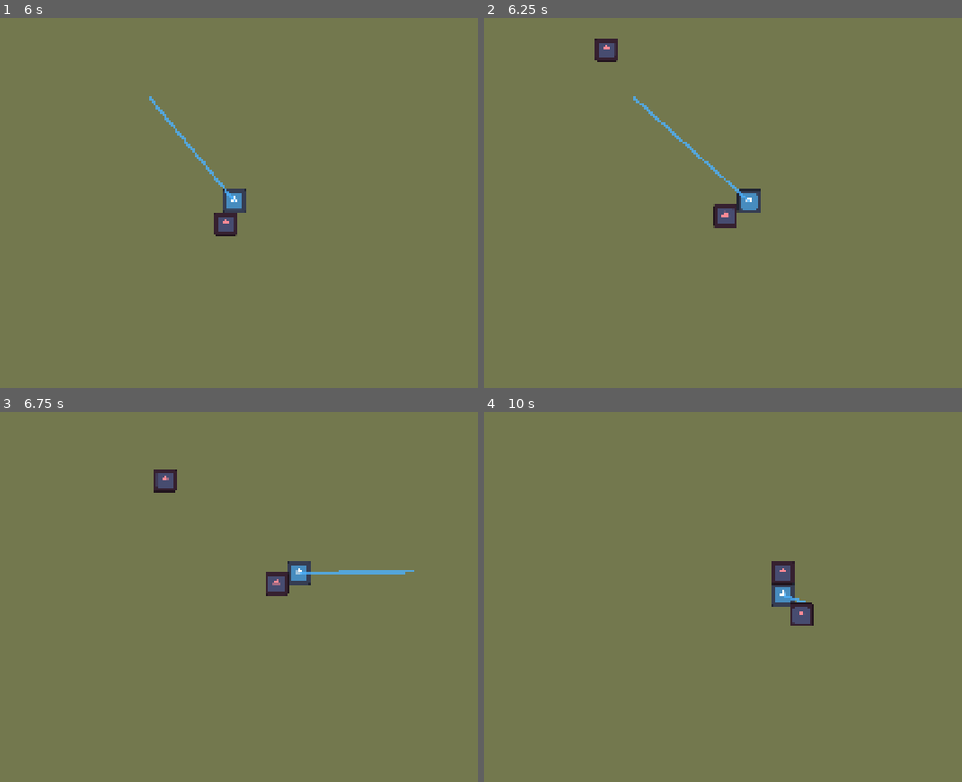
Above: before the commit, frames 1-4 (two rows, left to right).
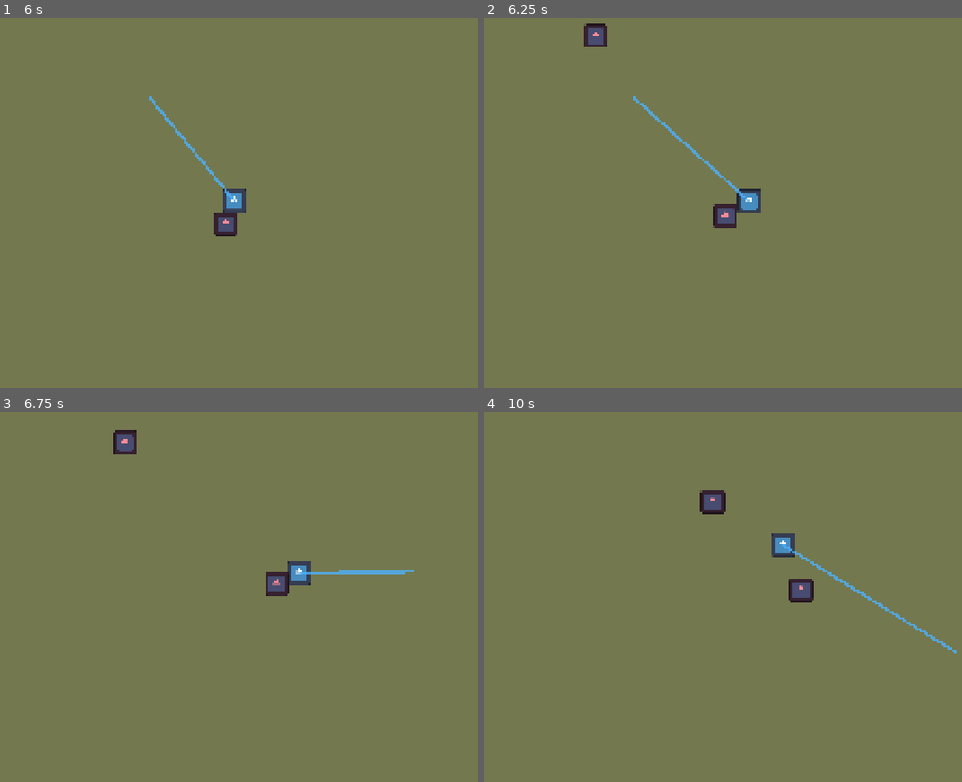
Above: after the commit, the same moments.

Repository: GDACollab/Programming-Workshop-Godot-3-Vizdev
Game: Godot game, scene res://Scenes/survivors.tscn
The game is run twice, just before and just after one commit, with the same random seed, the same clock (stepped at 60 frames per second) and the same inputs. The engine's default icon, where the game draws it, is replaced by a stand-in: a white triangle on a blue panel in a dark square.
Inputs (mouse positions are in pixels of both pictures, inside the frame that each line leads up to):
- Up to frame 1 (6 s): tap Enter (ui_accept) at 0.5, 0.77, 1.52, 3.02, 3.77, 4.52 s; move the mouse to (415, 177) at 0.52 s; press the mouse at (415, 177) at 0.53 s; hold Right (ui_right) 0.53-1.28 s; move the mouse to (114, 217) at 1.27 s; release the mouse at (114, 217) at 1.28 s; hold Down (ui_down) 1.28-2.03 s; click (114, 217) at 1.35 s; move the mouse to (329, 110) at 2.02 s; press the mouse at (329, 110) at 2.03 s; hold Right (ui_right) 2.03-2.78 s; move the mouse to (219, 277) at 2.77 s; release the mouse at (219, 277) at 2.78 s; hold Up (ui_up) 2.78-3.53 s; click (219, 277) at 2.85 s; move the mouse to (473, 258) at 3.52 s; press the mouse at (473, 258) at 3.53 s; hold Left (ui_left) 3.53-5.03 s; move the mouse to (43, 136) at 4.27 s; release the mouse at (43, 136) at 4.28 s; click (43, 136) at 4.35 s; move the mouse to (291, 199) at 5.02 s; press the mouse at (291, 199) at 5.03 s; hold Down (ui_down) 5.03-5.78 s; move the mouse to (148, 95) at 5.77 s; release the mouse at (148, 95) at 5.78 s; hold Right (ui_right) from 5.78 s (still down); click (148, 95) at 5.85 s
- Up to frame 2 (6.25 s): keep holding Right (ui_right); tap Enter (ui_accept) at 6.02 s
- Up to frame 3 (6.75 s): move the mouse to (415, 571) at 6.52 s; release Right (ui_right) at 6.53 s; press the mouse at (415, 571) at 6.53 s; hold Up (ui_up) from 6.53 s (still down)
- Up to frame 4 (10 s): tap Enter (ui_accept) at 6.77, 7.52, 9.02, 9.77 s; move the mouse to (598, 611) at 7.27 s; release Up (ui_up) at 7.28 s; release the mouse at (598, 611) at 7.28 s; hold Right (ui_right) 7.28-8.03 s; click (598, 611) at 7.35 s; move the mouse to (813, 504) at 8.02 s; press the mouse at (813, 504) at 8.03 s; hold Down (ui_down) 8.03-8.78 s; move the mouse to (703, 671) at 8.77 s; release the mouse at (703, 671) at 8.78 s; hold Left (ui_left) 8.78-9.53 s; click (703, 671) at 8.85 s; move the mouse to (957, 652) at 9.52 s; press the mouse at (957, 652) at 9.53 s; hold Up (ui_up) from 9.53 s (still down)

Frame 1 is identical in both runs. In frame 2, 0.5% of the frame differs, in the area x 20-29%, y 1-12%; in frame 3, 0.6%; in frame 4, 2.1%, in the area x 45-99%, y 21-66%.

Commit message:
particles!

Diff:
--- a/Resources/EnemyStats/baby_enemy.tres
+++ b/Resources/EnemyStats/baby_enemy.tres
@@ -2,9 +2,8 @@
 
 [ext_resource type="Script" uid="uid://dq4gj5r41f7uc" path="res://Scripts/survivors/enemy_stats_resource.gd" id="1_qxtub"]
 
-
 [resource]
 script = ExtResource("1_qxtub")
 move_speed = 500.0
-max_health = 1.0
+max_health = 2.0
 metadata/_custom_type_script = "uid://dq4gj5r41f7uc"
--- a/Resources/EnemyStats/normal_enemy.tres
+++ b/Resources/EnemyStats/normal_enemy.tres
@@ -2,7 +2,7 @@
 
 [ext_resource type="Script" uid="uid://dq4gj5r41f7uc" path="res://Scripts/survivors/enemy_stats_resource.gd" id="1_lvjxo"]
 
-
 [resource]
 script = ExtResource("1_lvjxo")
+move_speed = 100.0
 metadata/_custom_type_script = "uid://dq4gj5r41f7uc"
--- a/Scenes/Entities/survivors_enemy.tscn
+++ /dev/null
@@ -1,27 +0,0 @@
-[gd_scene format=3 uid="uid://dd76eovxe20p6"]
-
-[ext_resource type="Texture2D" uid="uid://pbi7t65mv06a" path="res://icon.svg" id="1_ij7pq"]
-[ext_resource type="Script" uid="uid://dpq7riu4hd5f0" path="res://Scripts/survivors/survivors_enemy.gd" id="1_xjqdg"]
-[ext_resource type="PackedScene" uid="uid://c4ywtk72crlpr" path="res://Scenes/Damage Number/damage_number_spawner.tscn" id="3_xjqdg"]
-
-
-
-
-[sub_resource type="RectangleShape2D" id="RectangleShape2D_j5p33"]
-size = Vector2(60, 60)
-
-[node name="SurvivorsEnemy" type="CharacterBody2D" unique_id=2015223636]
-collision_layer = 5
-script = ExtResource("1_xjqdg")
-move_speed = 100.0
-
-[node name="SurvivorsHurtbox" type="CollisionShape2D" parent="." unique_id=842583744]
-shape = SubResource("RectangleShape2D_j5p33")
-
-[node name="Sprite2D" type="Sprite2D" parent="." unique_id=611832980]
-modulate = Color(1, 0.5411765, 0.58431375, 1)
-scale = Vector2(0.5, 0.5)
-texture = ExtResource("1_ij7pq")
-
-[node name="Damage Number Spawner" parent="." unique_id=1668166854 node_paths=PackedStringArray("entity") instance=ExtResource("3_xjqdg")]
-entity = NodePath("..")
--- /dev/null
+++ b/Scenes/Survivors Stuff/Damage Particles/damage_particles.tscn
@@ -0,0 +1,24 @@
+[gd_scene format=3 uid="uid://bes28m035pj3t"]
+
+[ext_resource type="Texture2D" uid="uid://pbi7t65mv06a" path="res://icon.svg" id="1_q3aj4"]
+[ext_resource type="Script" uid="uid://b7yfrea0b2mwx" path="res://Scripts/survivors/damage_particles.gd" id="2_lgtbm"]
+
+[node name="DamageParticles" type="CPUParticles2D" unique_id=1535954977]
+modulate = Color(0.7593958, 0.19784397, 1.8289685e-06, 1)
+emitting = false
+amount = 16
+texture = ExtResource("1_q3aj4")
+lifetime = 0.5
+one_shot = true
+explosiveness = 1.0
+randomness = 0.5
+direction = Vector2(0, -1)
+spread = 30.0
+gravity = Vector2(0, 1500)
+initial_velocity_min = 370.71
+initial_velocity_max = 401.87
+scale_amount_min = 0.1
+scale_amount_max = 0.2
+script = ExtResource("2_lgtbm")
+
+[connection signal="finished" from="." to="." method="_on_finished"]
--- /dev/null
+++ b/Scenes/Survivors Stuff/Damage Particles/damage_particles_spawner.tscn
@@ -0,0 +1,6 @@
+[gd_scene format=3 uid="uid://b0w11dssmey6v"]
+
+[ext_resource type="Script" uid="uid://bl6jyyvmtlni4" path="res://Scripts/survivors/damage_particles_spawner.gd" id="1_nsta7"]
+
+[node name="DamageParticlesSpawner" type="Node2D" unique_id=1014852624]
+script = ExtResource("1_nsta7")
--- /dev/null
+++ b/Scenes/Survivors Stuff/Entities/survivors_enemy.tscn
@@ -0,0 +1,32 @@
+[gd_scene format=3 uid="uid://dd76eovxe20p6"]
+
+[ext_resource type="Script" uid="uid://dpq7riu4hd5f0" path="res://Scripts/survivors/survivors_enemy.gd" id="1_oxrid"]
+[ext_resource type="Texture2D" uid="uid://pbi7t65mv06a" path="res://icon.svg" id="2_gqi4b"]
+[ext_resource type="Script" uid="uid://bssgy0af4v7mu" path="res://Scripts/survivors/damage_number_spawner.gd" id="3_s6072"]
+[ext_resource type="Script" uid="uid://bl6jyyvmtlni4" path="res://Scripts/survivors/damage_particles_spawner.gd" id="4_p1a3o"]
+
+[sub_resource type="RectangleShape2D" id="RectangleShape2D_j5p33"]
+size = Vector2(60, 60)
+
+[node name="SurvivorsEnemy" type="CharacterBody2D" unique_id=2015223636]
+collision_layer = 5
+script = ExtResource("1_oxrid")
+move_speed = 100.0
+
+[node name="SurvivorsHurtbox" type="CollisionShape2D" parent="." unique_id=842583744]
+shape = SubResource("RectangleShape2D_j5p33")
+
+[node name="Sprite2D" type="Sprite2D" parent="." unique_id=611832980]
+modulate = Color(1, 0.5411765, 0.58431375, 1)
+scale = Vector2(0.5, 0.5)
+texture = ExtResource("2_gqi4b")
+
+[node name="DamageNumberSpawner" type="Node2D" parent="." unique_id=316284081 node_paths=PackedStringArray("entity")]
+script = ExtResource("3_s6072")
+entity = NodePath("..")
+metadata/_custom_type_script = "uid://bssgy0af4v7mu"
+
+[node name="DamageParticlesSpawner" type="Node2D" parent="." unique_id=629639472 node_paths=PackedStringArray("entity")]
+script = ExtResource("4_p1a3o")
+entity = NodePath("..")
+metadata/_custom_type_script = "uid://bl6jyyvmtlni4"
--- a/Scenes/Entities/survivors_player.tscn
+++ b/Scenes/Survivors Stuff/Entities/survivors_player.tscn
@@ -2,7 +2,7 @@
 
 [ext_resource type="Script" uid="uid://dmgs8ocrujjb7" path="res://Scripts/survivors/survivors_player.gd" id="1_csh8b"]
 [ext_resource type="Texture2D" uid="uid://pbi7t65mv06a" path="res://icon.svg" id="2_ug8xi"]
-[ext_resource type="PackedScene" uid="uid://bucloalflipie" path="res://Scenes/Player Reticle/reticle_line.tscn" id="3_ug8xi"]
+[ext_resource type="PackedScene" uid="uid://bucloalflipie" path="res://Scenes/Survivors Stuff/Player Reticle/reticle_line.tscn" id="3_ug8xi"]
 
 
 
--- a/Scenes/survivors.tscn
+++ b/Scenes/survivors.tscn
@@ -1,7 +1,7 @@
 [gd_scene format=3 uid="uid://bcmth4j8xr3l2"]
 
-[ext_resource type="PackedScene" uid="uid://dolh33a6x4q4u" path="res://Scenes/Entities/survivors_player.tscn" id="1_msi0f"]
-[ext_resource type="PackedScene" uid="uid://dextitj58fo3x" path="res://Scenes/Entities/survivors_enemy_spawner.tscn" id="2_j5p33"]
+[ext_resource type="PackedScene" uid="uid://dolh33a6x4q4u" path="res://Scenes/Survivors Stuff/Entities/survivors_player.tscn" id="1_msi0f"]
+[ext_resource type="PackedScene" uid="uid://dextitj58fo3x" path="res://Scenes/Survivors Stuff/Entities/survivors_enemy_spawner.tscn" id="2_j5p33"]
 
 [sub_resource type="CanvasTexture" id="CanvasTexture_l16ms"]
 
--- a/Scripts/survivors/damage_number_spawner.gd
+++ b/Scripts/survivors/damage_number_spawner.gd
@@ -3,7 +3,7 @@
 @export var travel_distance: float = 25.0
 @export var lifetime: float = 1.0
 @export var entity: SurvivorsEntity
-var damage_number_scene = preload("res://Scenes/Damage Number/damage_number.tscn")
+var damage_number_scene = preload("res://Scenes/Survivors Stuff/Damage Number/damage_number.tscn")
 
 func _ready() -> void:
 	# Subscribe to a signal in SurvivorsEntity!
--- /dev/null
+++ b/Scripts/survivors/damage_particles.gd
@@ -0,0 +1,7 @@
+class_name DamageParticles extends CPUParticles2D
+
+func start_emitting() -> void:
+	emitting = true
+
+func _on_finished() -> void:
+	queue_free()
--- /dev/null
+++ b/Scripts/survivors/damage_particles_spawner.gd
@@ -0,0 +1,14 @@
+class_name DamageParticlesSpawner extends Node2D
+
+var damage_particles_scene = preload("res://Scenes/Survivors Stuff/Damage Particles/damage_particles.tscn")
+
+@export var entity: SurvivorsEntity = null
+
+func _ready() -> void:
+	if entity != null:
+		entity.on_hurt.connect(spawn_particles.unbind(1))
+
+func spawn_particles() -> void:
+	var damage_particles = damage_particles_scene.instantiate()
+	add_child(damage_particles)
+	damage_particles.start_emitting()
--- a/Scripts/survivors/reticle_line.gd
+++ b/Scripts/survivors/reticle_line.gd
@@ -2,7 +2,7 @@
 @export var line: Line2D
 @export var raycast: RayCast2D
 
-func _process(delta: float) -> void:
+func _process(_delta: float) -> void:
 	line.clear_points()
 
 	var mouse_position: Vector2 = get_viewport().get_mouse_position()
--- a/Scripts/survivors/survivors_entity.gd
+++ b/Scripts/survivors/survivors_entity.gd
@@ -30,7 +30,7 @@
 	on_death.emit()
 	queue_free()
 
-func _physics_process(delta: float) -> void:
+func _physics_process(_delta: float) -> void:
 	var move_direction := get_move_direction()
 
 	if move_direction.x != 0:
--- a/Scripts/survivors/suvivors_enemy_spawner.gd
+++ b/Scripts/survivors/suvivors_enemy_spawner.gd
@@ -3,7 +3,7 @@
 @export var enemy_types: Array[EnemyStats]
 @export var spawn_rect: CollisionShape2D = null
 @export var on_screen_enemy_limit: int = 10
-var enemy_scene = preload("res://Scenes/Entities/survivors_enemy.tscn")
+var enemy_scene = preload("res://Scenes/Survivors Stuff/Entities/survivors_enemy.tscn")
 var _enemy_count: int = 0
 
 func spawn_entity() -> void:
@@ -46,7 +46,7 @@
 	_enemy_count -= 1
 	print("enemy count: ", str(_enemy_count))
 
-func _process(delta: float) -> void:
+func _process(_delta: float) -> void:
 	pass
 
 func _on_timer_timeout() -> void:
--- a/project.godot
+++ b/project.godot
@@ -10,7 +10,7 @@
 
 [application]
 
-config/name="Programming Workshop Godot 2"
+config/name="Programming Workshop Godot 3: Vizdev"
 run/main_scene="uid://bcmth4j8xr3l2"
 config/features=PackedStringArray("4.7", "Forward Plus")
 config/icon="res://icon.svg"
Renamed: Scenes/Damage Number/damage_number.tscn -> Scenes/Survivors Stuff/Damage Number/damage_number.tscn
Renamed: Scenes/Damage Number/damage_number_spawner.tscn -> Scenes/Survivors Stuff/Damage Number/damage_number_spawner.tscn
Renamed: Scenes/Entities/survivors_enemy_spawner.tscn -> Scenes/Survivors Stuff/Entities/survivors_enemy_spawner.tscn
Renamed: Scenes/Player Reticle/reticle_line.tscn -> Scenes/Survivors Stuff/Player Reticle/reticle_line.tscn
Not shown, added: Scripts/survivors/damage_particles.gd.uid
Not shown, added: Scripts/survivors/damage_particles_spawner.gd.uid
